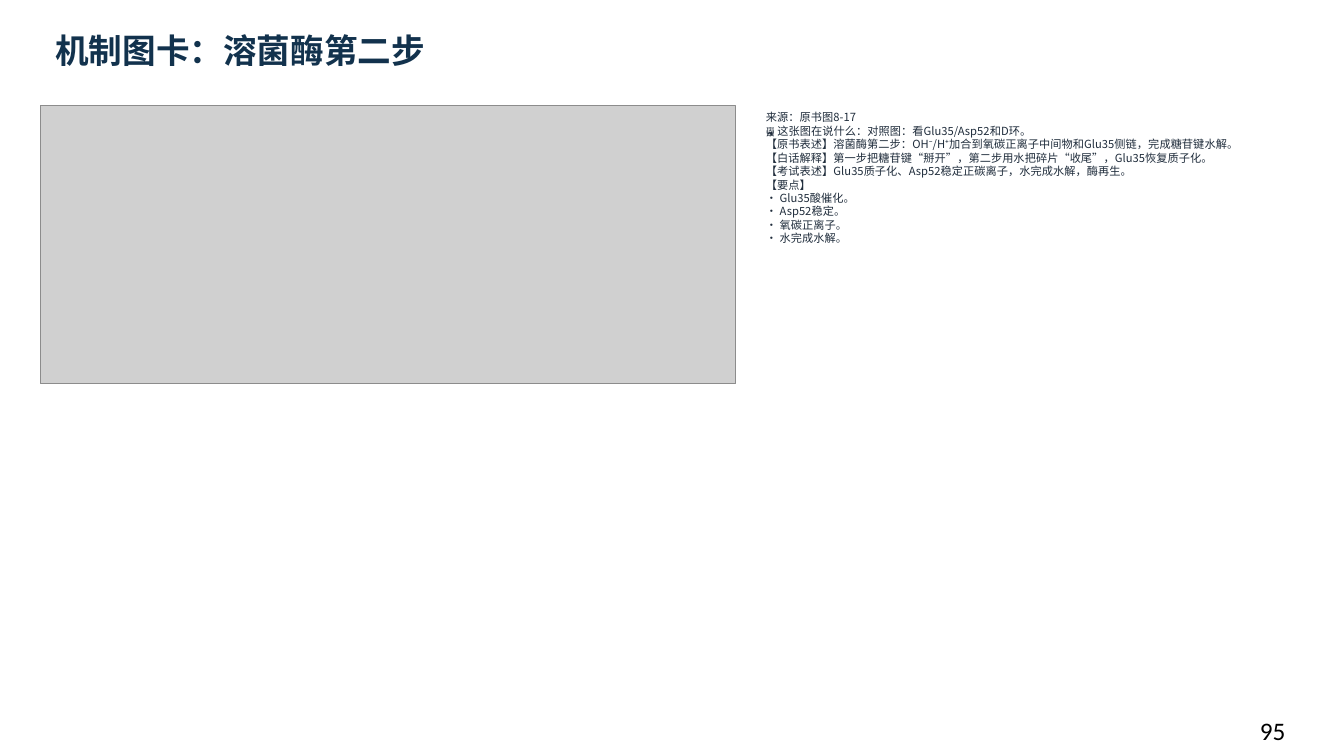
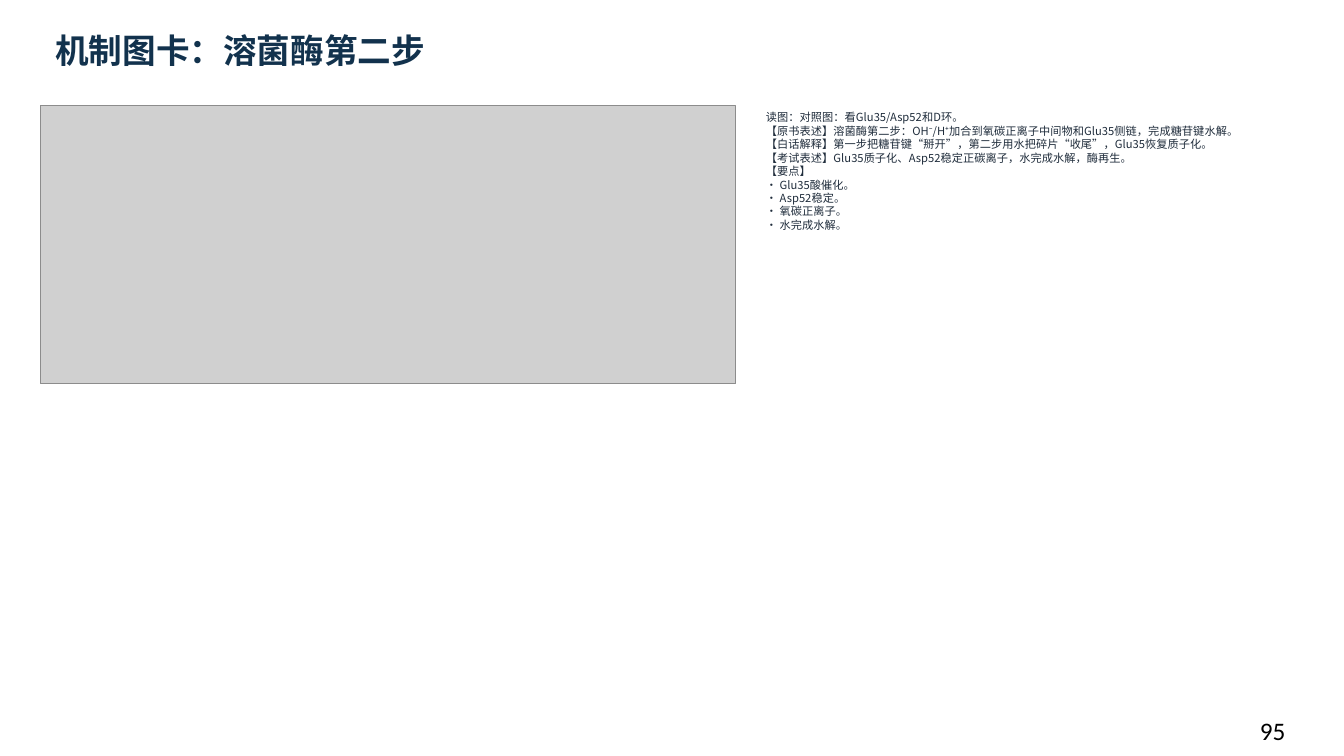
Before and after one commit to newkan-li/Biochemistry, a slide deck: slide 95 of downloads/bc08-ai-style.pptx. Drawn at 1344x756 pixels with LibreOffice and Linux fonts; fonts in the diff are those of the drawing; grey boxes stand for pictures. Boxes give left, top, right and bottom in pixels: in the first picture for what was removed or moved away, otherwise in the second. Text is boxed around its words. In the diff, an @@ line names an element or a change of style, - is before the commit and + after.

Commit message:
bc08补58页老师原页读图讲解:53页缺图注补齐,下载PPT同步;版本20261112cdn

```diff
--- a/downloads/bc08-ai-style.pptx
+++ b/downloads/bc08-ai-style.pptx
@@ text at box(766, 111, 1238, 230): text changed @@
-来源：原书图8-17
-🖼 这张图在说什么：对照图：看Glu35/Asp52和D环。
-【原书表述】溶菌酶第二步：OH⁻/H⁺加合到氧碳正离子中间物和Glu35侧链，完成糖苷键水解。
-【白话解释】第一步把糖苷键“掰开”，第二步用水把碎片“收尾”，Glu35恢复质子化。
-【考试表述】Glu35质子化、Asp52稳定正碳离子，水完成水解，酶再生。
-【要点】
-• Glu35酸催化。
-• Asp52稳定。
-• 氧碳正离子。
-• 水完成水解。
+读图：对照图：看Glu35/Asp52和D环。
+【原书表述】溶菌酶第二步：OH⁻/H⁺加合到氧碳正离子中间物和Glu35侧链，完成糖苷键水解。
+【白话解释】第一步把糖苷键“掰开”，第二步用水把碎片“收尾”，Glu35恢复质子化。
+【考试表述】Glu35质子化、Asp52稳定正碳离子，水完成水解，酶再生。
+【要点】
+• Glu35酸催化。
+• Asp52稳定。
+• 氧碳正离子。
+• 水完成水解。
```
Also in this commit, not shown: 107 other slides changed, 6 other files.
